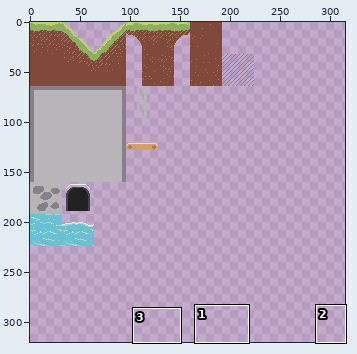
File history of a pixel-art file, assets/tileset/tileset.ase. The picture above shows the old version from afar; the outline marks the close-up.
Close-up. The starting point:
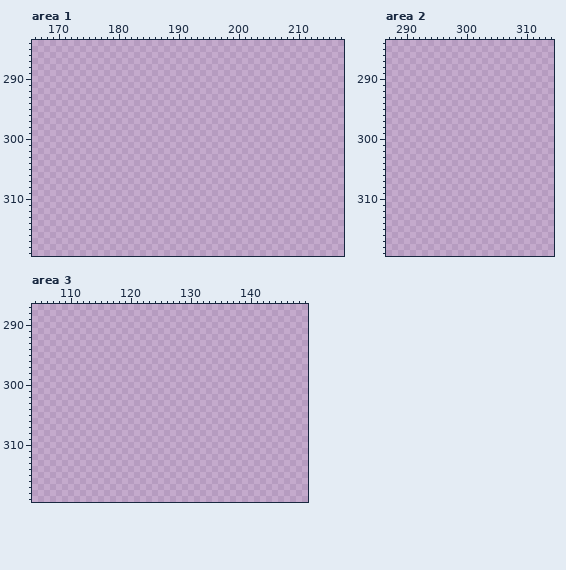
320x320 pixels, 1 frame. Shown: area 1: x 166..217, y 284..319; area 2: x 287..314, y 284..319; area 3: x 104..149, y 287..319. The wide view leaves out empty margins. The commit also changed other parts of the picture, which this record leaves out.
Palette (. is transparent): 
After:
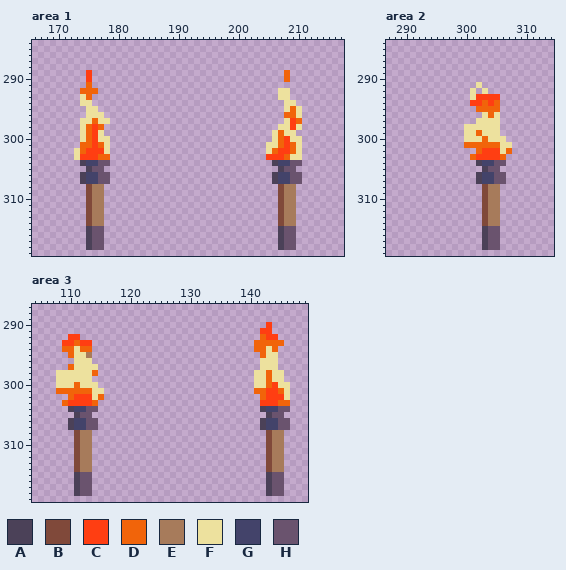
Colours new in this view: A #4b4158  B #80493a  C #ff3e12  D #f1640a  E #a77b5b  F #ede19e  G #43436a  H #6a536e
From old to new:
Changed rows in their new state; - is an unchanged pixel.
Area 1, layer "Layer 1":
first column x 173:
289 --C--------------------------------D--
290 --C--------------------------------D--
291 --D-----------------------------------
292 -DDD------------------------------FF--
293 -FD-------------------------------FF--
294 -FF--------------------------------FF-
295 --FF-------------------------------FDF
296 --FFF------------------------------DDF
297 -FFDFF-----------------------------FCD
298 -FDCD-----------------------------FFCF
299 -FDCF----------------------------FDFF-
300 -FDCFF---------------------------FDCFF
301 -DDCDF--------------------------FFDCDF
302 FDCCCF--------------------------FDCCDF
303 FCCCDD--------------------------CCCDFF
304 -AGGHH---------------------------AGGHH
305 --AHH-----------------------------AHH-
306 -AGGHH---------------------------AGGHH
307 -AGGHH---------------------------AGGHH
308 --BEE-----------------------------BEE-
309 --BEE-----------------------------BEE-
310 --BEE-----------------------------BEE-
311 --BEE-----------------------------BEE-
312 --BEE-----------------------------BEE-
313 --BEE-----------------------------BEE-
314 --BEE-----------------------------BEE-
315 --AHH-----------------------------AHH-
316 --AHH-----------------------------AHH-
317 --AHH-----------------------------AHH-
318 --AHH-----------------------------AHH-
Area 2, layer "Layer 1":
first column x 300:
291 --F-----
292 -F-F----
293 -FCCCC--
294 -CCDCD--
295 --DDDD--
296 ---FDF--
297 --FFFF--
298 FFFFFF--
299 FFDFFF--
300 FFFDFFF-
301 DDDDDDFF
302 --DCCCFD
303 -DCCCCD-
304 --AGGHH-
305 ---AHH--
306 --AGGHH-
307 --AGGHH-
308 ---BEE--
309 ---BEE--
310 ---BEE--
311 ---BEE--
312 ---BEE--
313 ---BEE--
314 ---BEE--
315 ---AHH--
316 ---AHH--
317 ---AHH--
318 ---AHH--
Area 3, layer "Layer 1":
first column x 108:
290 -----------------------------------C---
291 ----------------------------------CC---
292 --CC------------------------------DCC--
293 -CCDCC---------------------------DDDDD-
294 -DDFDD---------------------------DDFD--
295 --DFFE----------------------------DFF--
296 ---FFF----------------------------FFF--
297 --DFFFF---------------------------FFF--
298 FFFFFFD--------------------------FFDFF-
299 FFFFFF---------------------------FFDFF-
300 FFFDFFF--------------------------FFDCFF
301 DDDDDDFF-------------------------DDCCDF
302 --DCCCFD--------------------------DCCCF
303 -DCCCCD---------------------------CCCDD
304 --AGGHH---------------------------AGGHH
305 ---AHH-----------------------------AHH-
306 --AGGHH---------------------------AGGHH
307 --AGGHH---------------------------AGGHH
308 ---BEE-----------------------------BEE-
309 ---BEE-----------------------------BEE-
310 ---BEE-----------------------------BEE-
311 ---BEE-----------------------------BEE-
312 ---BEE-----------------------------BEE-
313 ---BEE-----------------------------BEE-
314 ---BEE-----------------------------BEE-
315 ---AHH-----------------------------AHH-
316 ---AHH-----------------------------AHH-
317 ---AHH-----------------------------AHH-
318 ---AHH-----------------------------AHH-
Pixel boxes of the changes (left, top, right, bottom) in both close-ups:
added: (74, 70, 110, 250)
added: (266, 70, 302, 250)
added: (464, 82, 512, 250)
added: (254, 322, 290, 496)
added: (56, 334, 104, 496)
